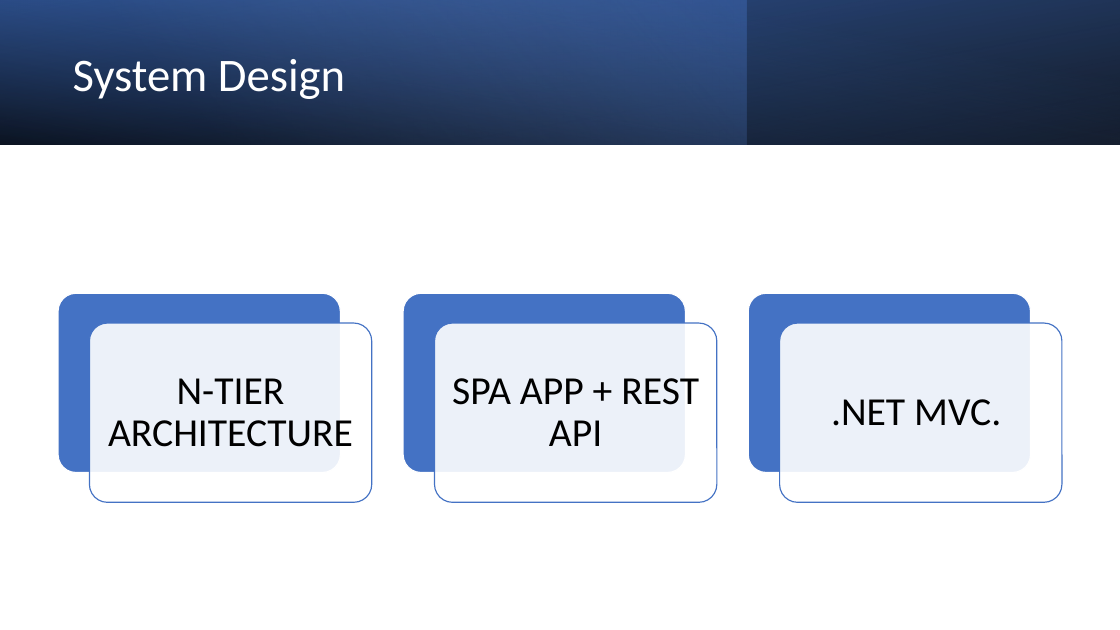
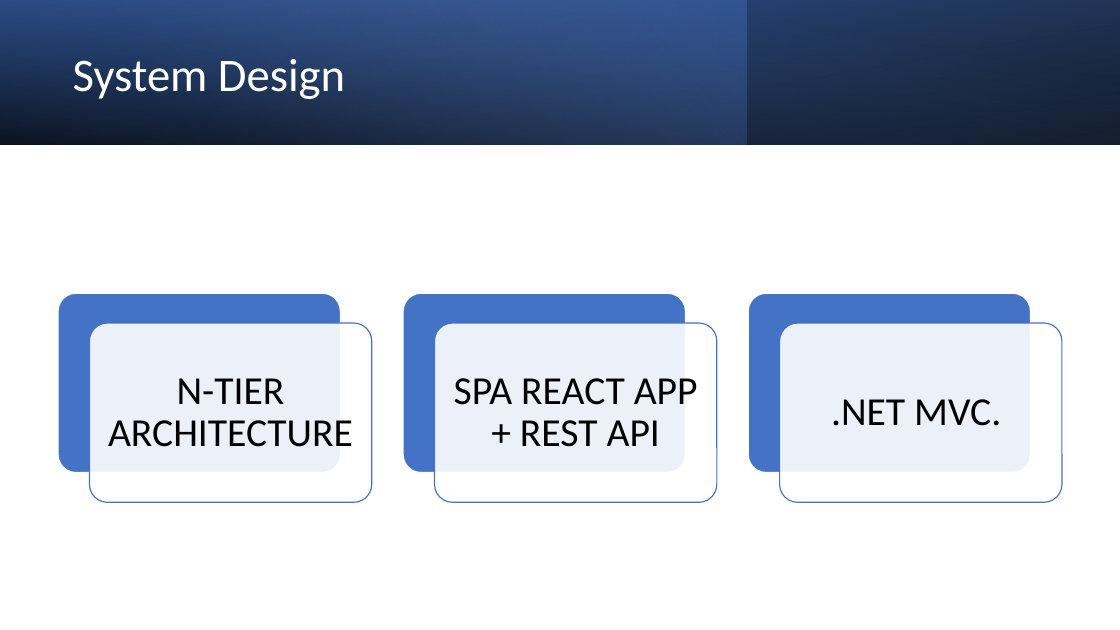
Before and after one commit to AlekseiTovkachev/shukersal-deal, a slide deck: slide 3 of docs/Presentation_v0.pptx. Drawn at 1120x630 pixels with LibreOffice and Linux fonts; fonts in the diff are those of the drawing. Boxes give left, top, right and bottom in pixels: in the first picture for what was removed or moved away, otherwise in the second. Text is boxed around its words. In the diff, an @@ line names an element or a change of style, - is before the commit and + after.

```diff
--- a/docs/Presentation_v0.pptx
+++ b/docs/Presentation_v0.pptx
@@ text at [454, 378, 698, 447]: text changed @@
-SPA APP + REST API
+SPA REACT APP + REST API
```
Also in this commit, not shown: 1 other slide changed, 1 other file.
